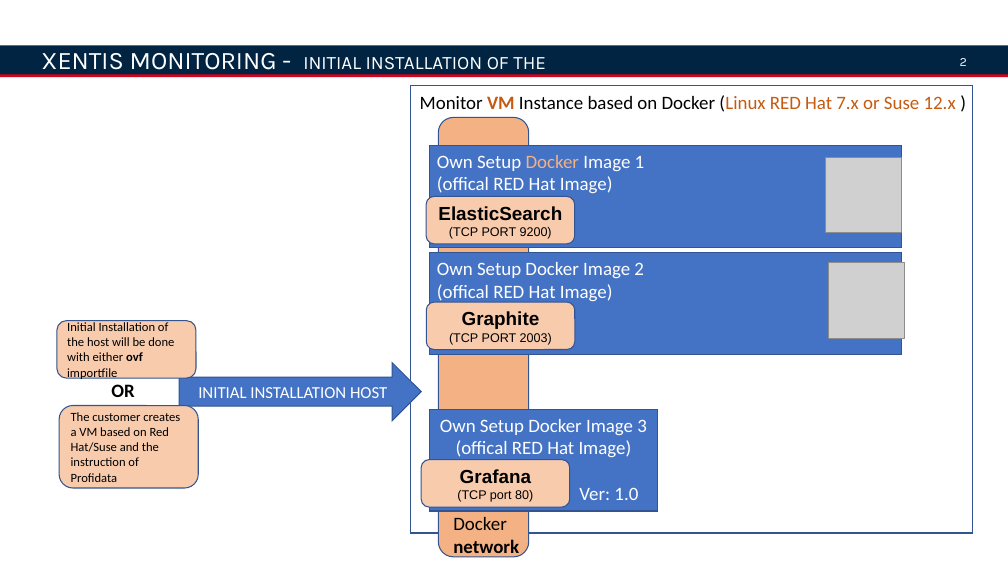
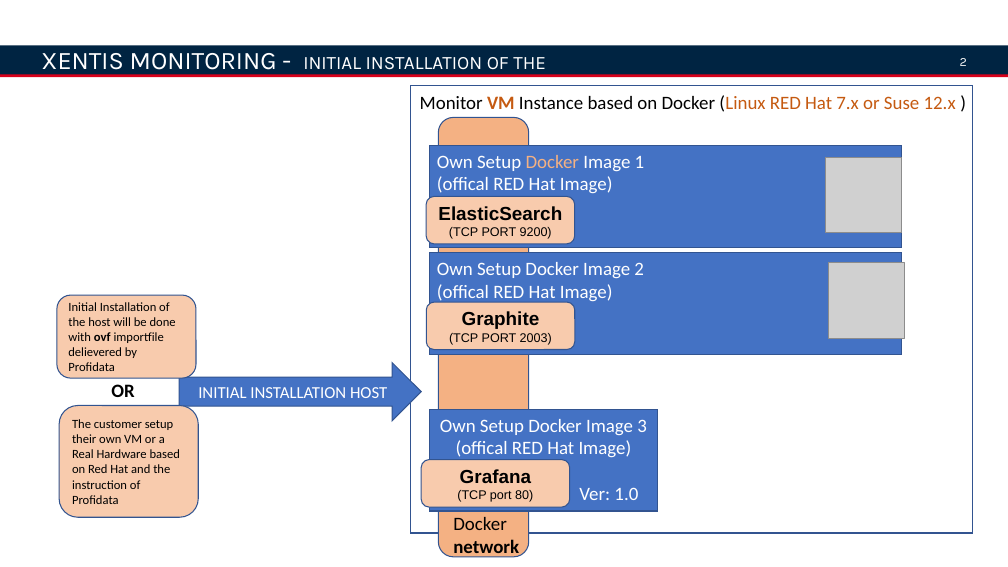
Before and after one commit to gwagner681105/pd_docker, a slide deck: slide 2 of XENTIS-Monitoring.pptx. Drawn at 1008x567 pixels with LibreOffice and Linux fonts; fonts in the diff are those of the drawing; grey boxes stand for pictures; background and template pictures are left out. Boxes give left, top, right and bottom in pixels: in the first picture for what was removed or moved away, otherwise in the second. Text is boxed around its words. In the diff, an @@ line names an element or a change of style, - is before the commit and + after.

```diff
--- a/XENTIS-Monitoring.pptx
+++ b/XENTIS-Monitoring.pptx
@@ rounded rectangle "Initial Installation of the host ...": place and size @@
-rounded rectangle "Initial Installation of the host ..." at <box>57,321,196,378</box>
+rounded rectangle "Initial Installation of the host ..." at <box>57,295,196,378</box>
@@ text in rounded rectangle at <box>68,302,176,371</box>: text changed @@
-Initial Installation of the host will be done with either ovf importfile
+Initial Installation of the host will be done with ovf importfile delievered by Profidata
@@ rounded rectangle "The customer setup their own ...": place and size @@
-rounded rectangle "The customer setup their own ..." at <box>59,405,198,488</box>
+rounded rectangle "The customer setup their own ..." at <box>59,405,198,517</box>
@@ text in rounded rectangle at <box>72,419,180,504</box>: text changed @@
-The customer creates a VM based on Red Hat/Suse and the instruction of Profidata
+The customer setup their own VM or a Real Hardware based on Red Hat and the instruction of Profidata
```
Also in this commit, not shown: 4 other slides changed, 1 slide added, 1 slide removed.
